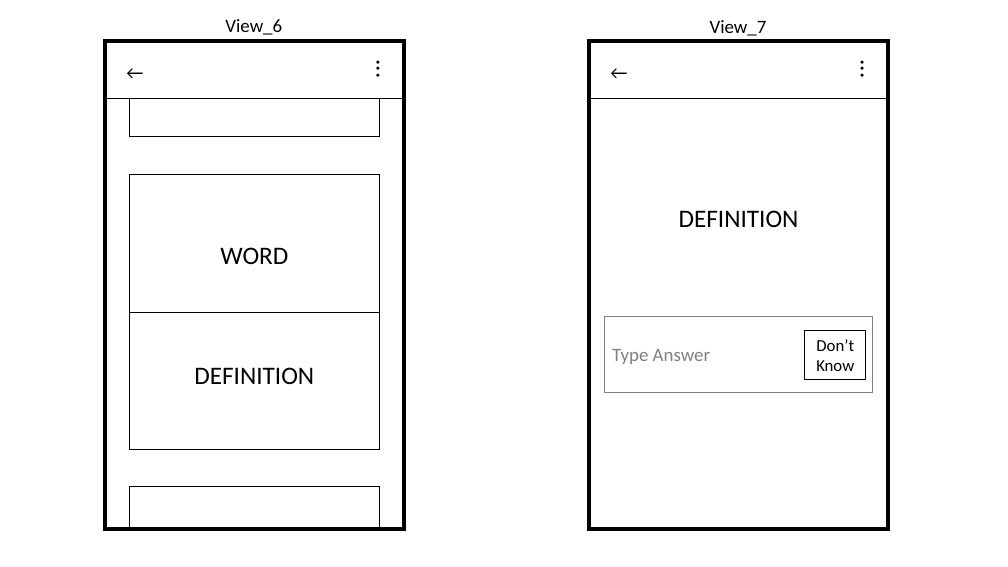
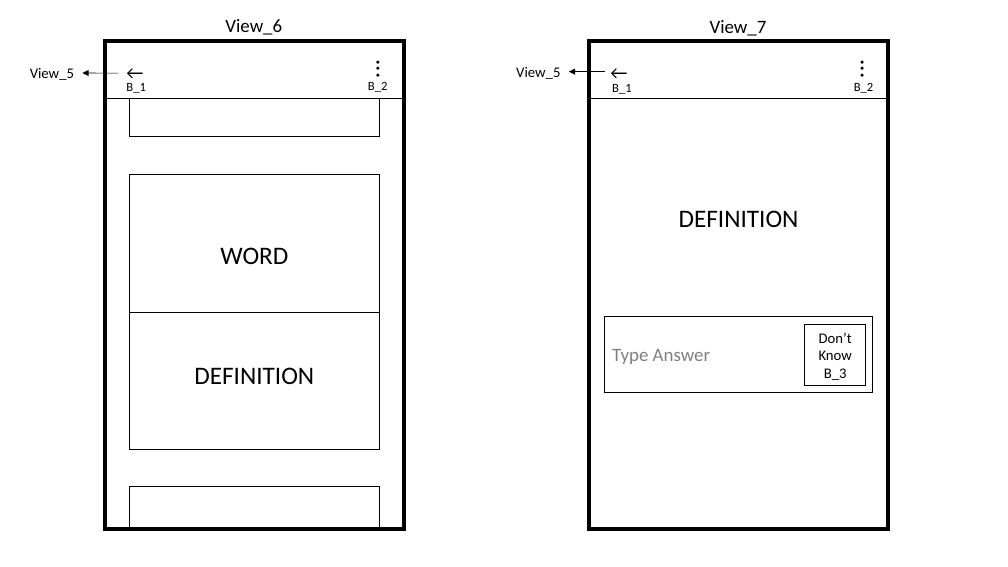
Before and after one commit to mhlee1215/IEDUFlashCard, a slide deck: slide 4 of Device Screen.pptx (slide 3 before the commit). Drawn at 1008x567 pixels with LibreOffice and Linux fonts; fonts in the diff are those of the drawing. Boxes give left, top, right and bottom in pixels: in the first picture for what was removed or moved away, otherwise in the second. Text is boxed around its words. In the diff, an @@ line names an element or a change of style, - is before the commit and + after.

```diff
--- a/Device Screen.pptx
+++ b/Device Screen.pptx
@@ text added at bbox=[30, 68, 74, 80], 14 pt, text #000000 @@
+View_5
@@ arrow added from (118, 73) to (82, 73), #000000 0.5 pt @@
@@ text added at bbox=[126, 83, 145, 93], 12 pt, text #000000 @@
+B_1
@@ text added at bbox=[368, 82, 387, 92], 12 pt, text #000000 @@
+B_2
@@ text added at bbox=[516, 67, 560, 79], 14 pt, text #000000 @@
+View_5
@@ arrow added from (605, 72) to (569, 72), #000000 0.5 pt @@
@@ text added at bbox=[612, 84, 631, 94], 12 pt, text #000000 @@
+B_1
@@ text added at bbox=[854, 83, 873, 93], 12 pt, text #000000 @@
+B_2
@@ rectangle "Type Answer" at bbox=[605, 317, 873, 393]: outline #808080 0.75 pt to #000000 0.75 pt @@
@@ rectangle "Don’t Know": place and size @@
-rectangle "Don’t Know" at bbox=[805, 331, 866, 380]
+rectangle "Don’t Know" at bbox=[805, 324, 866, 386]
@@ text in rectangle at bbox=[819, 333, 852, 360]: size 16 to 14 pt in "Don’t Know" @@
@@ text in rectangle at bbox=[824, 368, 847, 380]: paragraph added @@
+B_3
```
Also in this commit, not shown: 3 other slides changed, 1 slide added.
